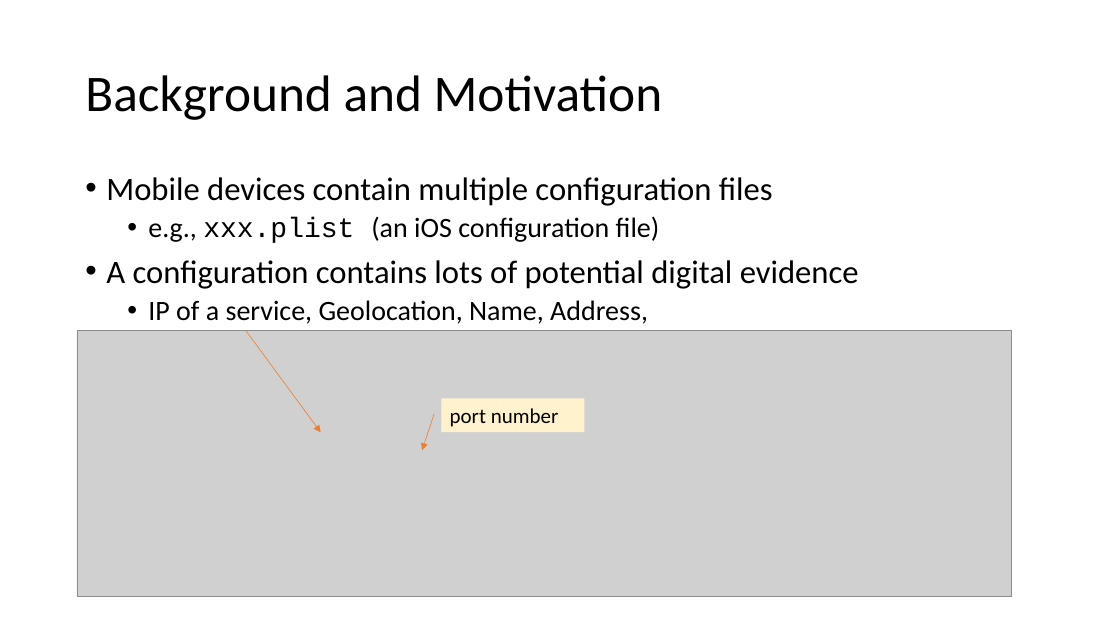
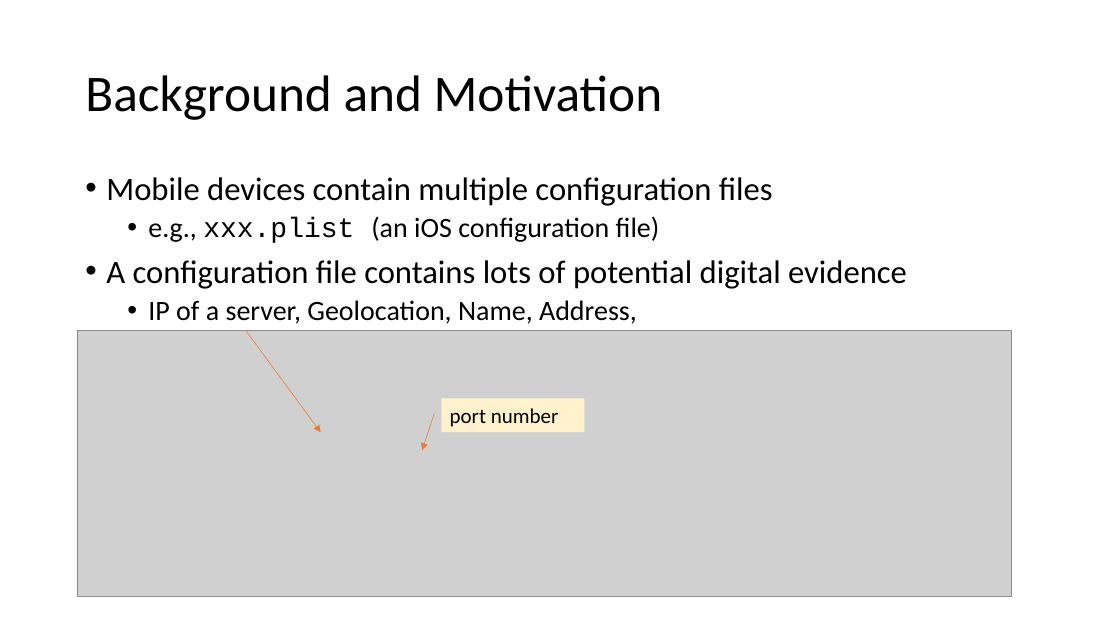
Before and after one commit to frankwxu/digital-forensics-lab, a slide deck: slide 2 of AI4Forensics/IP_Identifier_Fine_Tuning/IP_Identifer_Fine_Tuning.pptx. Drawn at 1120x630 pixels with LibreOffice and Linux fonts; fonts in the diff are those of the drawing; grey boxes stand for pictures; background and template pictures are left out. Boxes give left, top, right and bottom in pixels: in the first picture for what was removed or moved away, otherwise in the second. Text is boxed around its words. In the diff, an @@ line names an element or a change of style, - is before the commit and + after.

```diff
--- a/AI4Forensics/IP_Identifier_Fine_Tuning/IP_Identifer_Fine_Tuning.pptx
+++ b/AI4Forensics/IP_Identifier_Fine_Tuning/IP_Identifer_Fine_Tuning.pptx
@@ text at box(106, 260, 907, 324): text changed @@
-• A configuration contains lots of potential digital evidence
-  • IP of a service, Geolocation, Name, Address,
+• A configuration file contains lots of potential digital evidence
+  • IP of a server, Geolocation, Name, Address,
```
Also in this commit, not shown: 19 other slides changed, 1 slide added.
